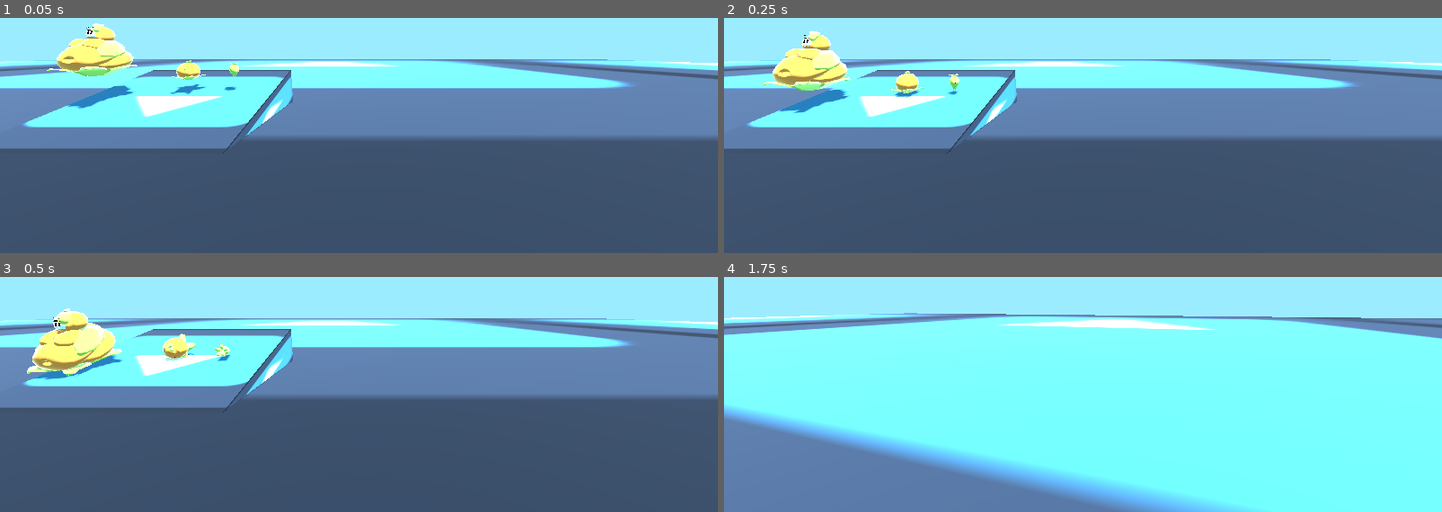
Above: before the commit, frames 1-4 (two rows, left to right).
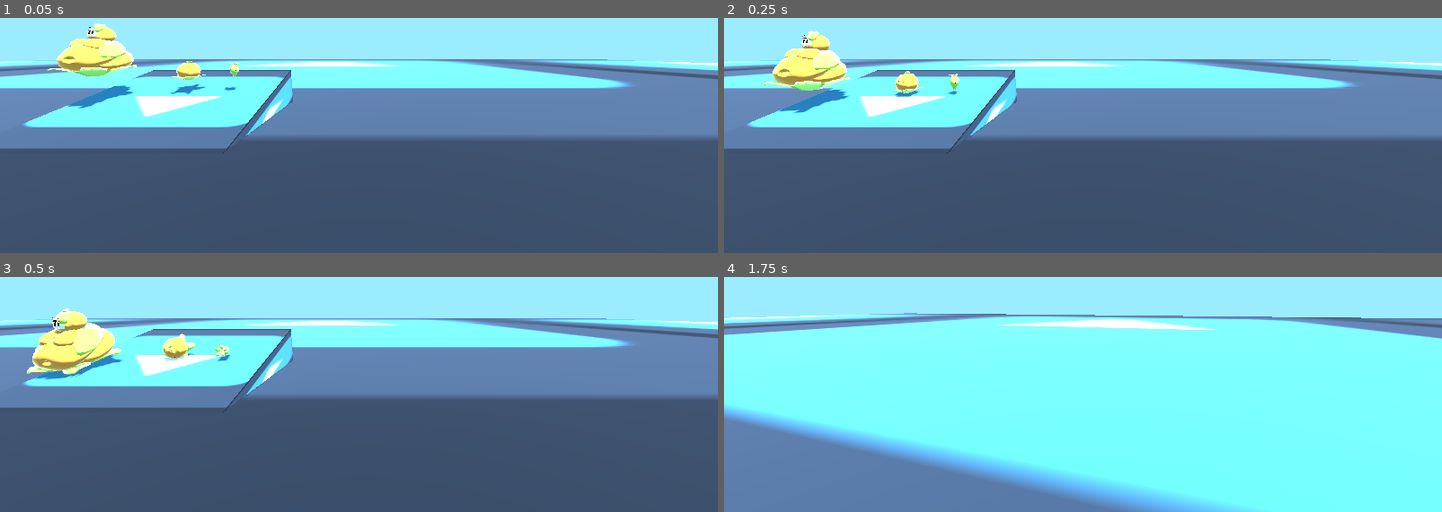
Above: after the commit, the same moments.

Repository: dairycultist/critter-ranch
Game: Godot game, scene res://world.tscn
The game is run twice, just before and just after one commit, with the same random seed, the same clock (stepped at 60 frames per second) and the same inputs. The engine's default icon, where the game draws it, is replaced by a stand-in: a white triangle on a blue panel in a dark square.
Inputs (mouse positions are in pixels of both pictures, inside the frame that each line leads up to):
- Up to frame 1 (0.05 s): no input
- Up to frame 2 (0.25 s): no input
- Up to frame 3 (0.5 s): no input
- Up to frame 4 (1.75 s): move the mouse to (1118, 309) at 0.52 s; hold W (walk_up) from 0.53 s (still down); click (1118, 309) at 0.6 s; tap Space (jump) at 0.77, 1.52 s; move the mouse to (1047, 312) at 1.27 s; click (1047, 312) at 1.35 s

The runs differ from the first frame. In frame 1, 0.4% of the frame differs, in the area x 6-34%, y 2-39%; in frame 2, 0.2%; in frame 3, 0.4%, in the area x 3-33%, y 13-44%; in frame 4, nothing differs.

Commit message:
Visual stuff 3

Diff:
--- a/critters/critter.gd
+++ b/critters/critter.gd
@@ -96,13 +96,13 @@
 
 				ActivityState.IDLING:
 
-					$Mesh.position.y = mesh_base_y
+					$Mesh.position.y = lerp($Mesh.position.y, mesh_base_y, 20.0 * delta)
 
 					position_onto_ground(delta)
 
 				ActivityState.WALKING_STRAIGHT:
 
-					$Mesh.position.y = mesh_base_y + abs(sin(Time.get_ticks_msec() * BOUNCE_RATE + PI / 4) * $Collider.shape.radius / 3.5)
+					$Mesh.position.y = lerp($Mesh.position.y, mesh_base_y + abs(sin(Time.get_ticks_msec() * BOUNCE_RATE + PI / 4) * $Collider.shape.radius / 3.5), 20.0 * delta)
 
 					global_position += global_basis.z * MAX_SPEED * delta
 
@@ -110,7 +110,7 @@
 
 				ActivityState.WALKING_LEFT:
 
-					$Mesh.position.y = mesh_base_y + abs(sin(Time.get_ticks_msec() * BOUNCE_RATE + PI / 4) * $Collider.shape.radius / 3.5)
+					$Mesh.position.y = lerp($Mesh.position.y, mesh_base_y + abs(sin(Time.get_ticks_msec() * BOUNCE_RATE + PI / 4) * $Collider.shape.radius / 3.5), 20.0 * delta)
 
 					global_position += global_basis.z * MAX_SPEED * delta
 					global_rotation -= global_basis.y * MAX_TURN_SPEED * delta
@@ -119,7 +119,7 @@
 
 				ActivityState.WALKING_RIGHT:
 
-					$Mesh.position.y = mesh_base_y + abs(sin(Time.get_ticks_msec() * BOUNCE_RATE + PI / 4) * $Collider.shape.radius / 3.5)
+					$Mesh.position.y = lerp($Mesh.position.y, mesh_base_y + abs(sin(Time.get_ticks_msec() * BOUNCE_RATE + PI / 4) * $Collider.shape.radius / 3.5), 20.0 * delta)
 
 					global_position += global_basis.z * MAX_SPEED * delta
 					global_rotation += global_basis.y * MAX_TURN_SPEED * delta
@@ -135,7 +135,7 @@
 	$Mesh.scale.z = 1.0 - f
 
 	# not the best since it screws with aligning with surface normal, but w/e
-	$Mesh.rotation.z = sin(Time.get_ticks_msec() * rate * 0.5 - PI / 4) * 0.05
+	$Mesh.rotation.z = lerp($Mesh.rotation.z, sin(Time.get_ticks_msec() * rate * 0.5 - PI / 4) * 0.05, 10.0 * delta)
 
 func position_onto_ground(delta: float) -> bool: # returns true if succeeded
 
